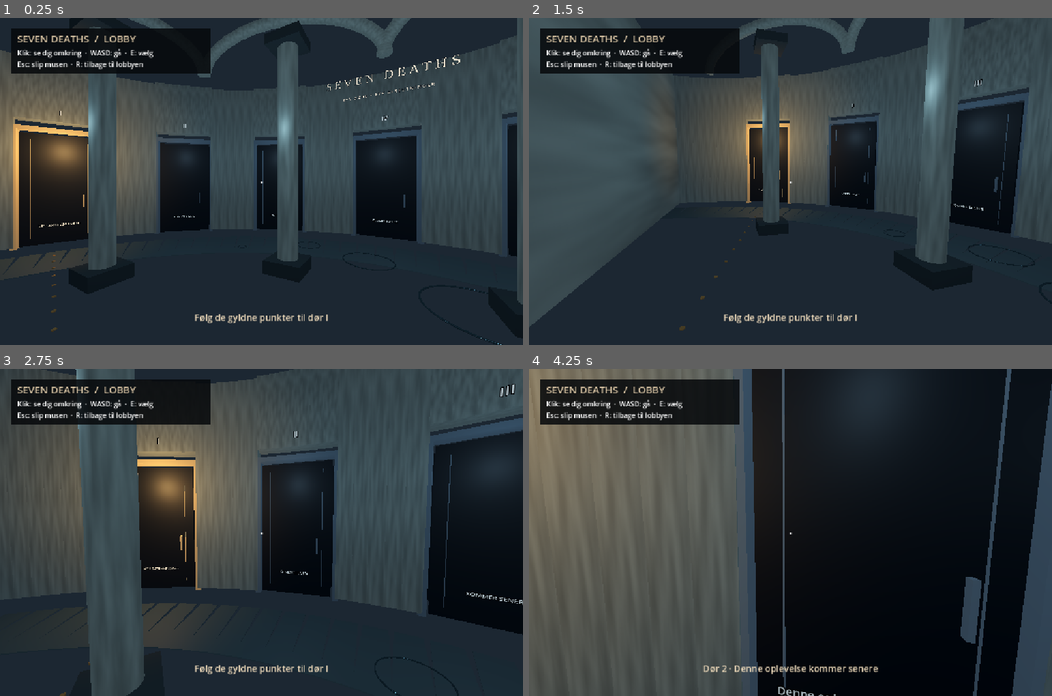
Above: before the commit, frames 1-4 (two rows, left to right).
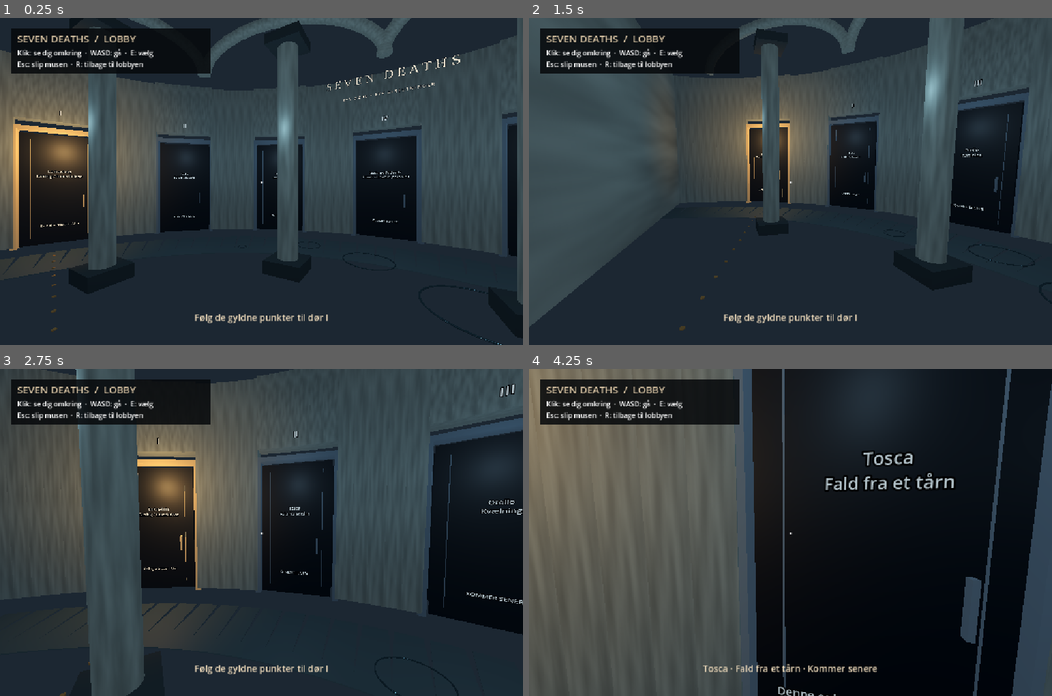
Above: after the commit, the same moments.

Repository: Guffemaister/Museumspil
Game: Godot game, scene res://Cisternerne.tscn
Two runs of this game, one before a commit and one after it. Both use one fixed random seed, a clock stepped at 60 frames per second and the inputs below.
Inputs (mouse positions are in pixels of both pictures, inside the frame that each line leads up to):
- Up to frame 1 (0.25 s): no input
- Up to frame 2 (1.5 s): tap Enter (ui_accept) at 0.5, 0.77 s; move the mouse to (905, 165) at 0.52 s; hold D (museum_right) 0.53-1.28 s; tap E at 0.6 s; click (905, 165) at 0.67 s; move the mouse to (764, 181) at 1.27 s; hold W (museum_forward) from 1.28 s (still down); tap R at 1.35 s
- Up to frame 3 (2.75 s): keep holding W (museum_forward); tap Enter (ui_accept) at 1.52 s; move the mouse to (271, 525) at 2.02 s; tap E at 2.1 s
- Up to frame 4 (4.25 s): keep holding W (museum_forward); move the mouse to (785, 539) at 2.77 s; tap R at 2.85 s; click (785, 539) at 2.92 s; tap Enter (ui_accept) at 3.02, 3.77 s; move the mouse to (827, 535) at 3.52 s; tap E at 3.6 s

The runs differ from the first frame. In frame 1, 0.2% of the frame differs, in the area x 7-79%, y 46-64%; in frame 2, less than 0.1%; in frame 3, 0.3%; in frame 4, 1.3%, in the area x 33-82%, y 25-94%.

Commit message:
Label the seven doors with opera titles and death themes

Diff:
--- a/cistern/cistern.gd
+++ b/cistern/cistern.gd
@@ -9,6 +9,15 @@
 const CENTER := Vector3(0, 0, 2)
 const CHAMBER := Vector3(30, 0, 0)
 const LOBBY_SPAWN := Vector3(0, 0.03, 0.9)
+const DOOR_STORIES := [
+	["La traviata", "Tæring / tuberkulose"],
+	["Tosca", "Fald fra et tårn"],
+	["Otello", "Kvælning"],
+	["Madame Butterfly", "Rituelt selvmord (hara-kiri)"],
+	["Carmen", "Knivstik"],
+	["Lucia di Lammermoor", "Vanvid / sindssyge"],
+	["Norma", "Brændt på bålet"],
+]
 
 @export var experience_duration: float = 48.0
 @export var transition_duration: float = 0.5
@@ -161,7 +170,8 @@
 		door.name = "Door%d" % (i + 1)
 		door.number = i + 1
 		door.available = i == 0
-		door.title = "DET SIDSTE ÅNDEDRAG" if i == 0 else ""
+		door.title = DOOR_STORIES[i][0]
+		door.theme = DOOR_STORIES[i][1]
 		door.position = at
 		door.rotation.y = -angle
 		door.selected.connect(_on_door_selected)
@@ -333,7 +343,7 @@
 			return target.prompt.replace("\n", "  ·  ")
 		if target.available:
 			return "Gå gennem dør I" if target.is_open else "E · Åbn dør I — Det sidste åndedrag"
-		return "Dør %d · Denne oplevelse kommer senere" % target.number
+		return "%s · %s · Kommer senere" % [target.title, target.theme]
 	if current_space == "lobby":
 		return "Følg de gyldne punkter til dør I"
 	return "R · Tilbage til lobbyen når som helst"
--- a/cistern/door.gd
+++ b/cistern/door.gd
@@ -7,6 +7,7 @@
 var completed: bool = false
 var is_open: bool = false
 var title: String = ""
+var theme: String = ""
 var leaf: Node3D
 var caption: Label3D
 var frame_material: StandardMaterial3D
@@ -51,6 +52,7 @@
 	for x in [0.2, 1.34]:
 		_box(leaf, Vector3(x, 1.45, 0.09), Vector3(0.012, 2.55, 0.01), frame_material)
 	caption = _label("", Vector3(0, 3.5, 0.12), 58)
+	_label(title + "\n" + theme, Vector3(0, 1.85, 0.19), 30)
 	hint = _label("", Vector3(0, 0.5, 0.19), 25)
 	_refresh_text()
 
@@ -106,6 +108,6 @@
 	var numerals := ["I", "II", "III", "IV", "V", "VI", "VII"]
 	caption.text = numerals[number - 1]
 	if available:
-		hint.text = "Gå gennem døren" if is_open else ("OPLEVET · Besøg igen" if completed else title)
+		hint.text = "Gå gennem døren" if is_open else ("OPLEVET · Besøg igen" if completed else "E / højre trigger · Åbn")
 	else:
 		hint.text = "KOMMER SENERE"
Not shown, changed: README.md
